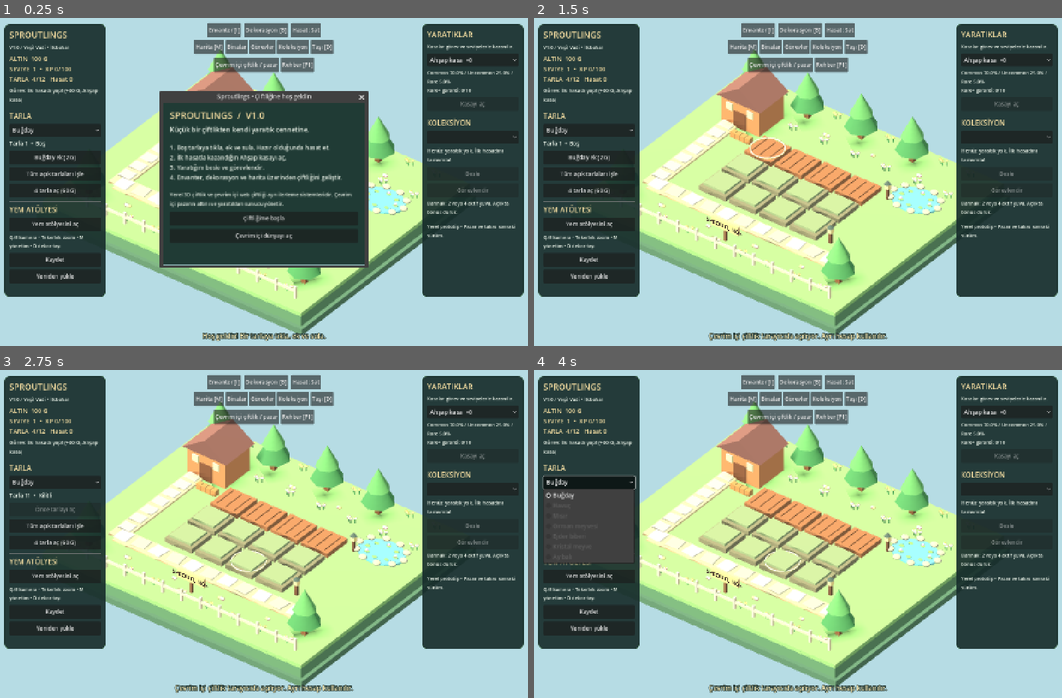
Above: before the commit, frames 1-4 (two rows, left to right).
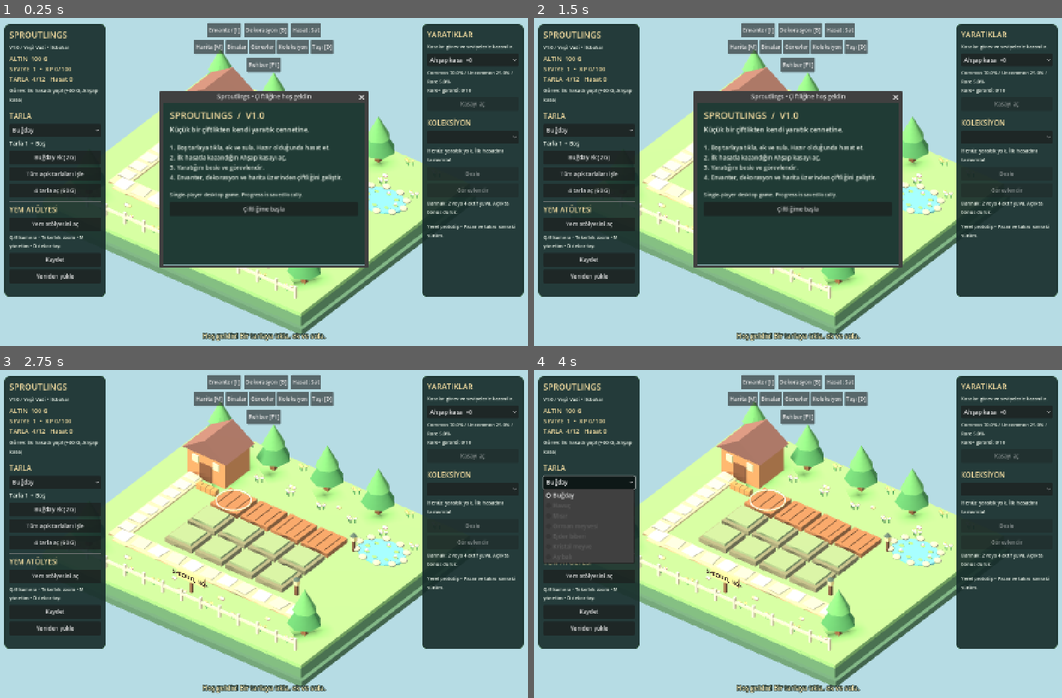
Above: after the commit, the same moments.

Repository: omrersen/sproutlings
Game: Godot game, scene res://Farm.tscn
Same seed, same stepped clock (60 frames per second), same inputs: the game is played once before the commit and once after it.
Inputs (mouse positions are in pixels of both pictures, inside the frame that each line leads up to):
- Up to frame 1 (0.25 s): no input
- Up to frame 2 (1.5 s): click (782, 63) at 0.5 s, where only the run before the commit has a clickable "Çevrim içi çiftlik / pazar"; click (798, 234) at 1.25 s, where only the run before the commit has a clickable "Çevrim içi dünyayı aç"
- Up to frame 3 (2.75 s): click (264, 560) at 2 s, where only the run after the commit has a clickable "Çiftliğime başla"
- Up to frame 4 (4 s): click "Buğday" at 2.75 s; click "Tüm açık tarlaları işle" at 3.5 s

The runs differ from the first frame. In frame 1, 1.5% of the frame differs, in the area x 32-67%, y 12-68%; in frame 2, 23%, in the area x 30-70%, y 12-99%; in frame 3, 1.5%; in frame 4, 1.4%.

Commit message:
Return Sproutlings to offline desktop edition

Diff:
--- a/farm_v1.gd
+++ b/farm_v1.gd
@@ -1,10 +1,8 @@
 extends "res://farm_v03.gd"
 
 const SAVE_V1="user://sproutlings_v1.json"
-const ONLINE_URL="http://127.0.0.1:8769/"
 var release_hint: Label
 var welcome_window: Window
-var online_button: Button
 var welcome_seen=false
 var motion_saved=true
 
@@ -23,7 +21,6 @@
 	bar.offset_top=106
 	bar.offset_bottom=147
 	bar.alignment=BoxContainer.ALIGNMENT_CENTER
-	online_button=btn(bar,"Çevrim içi çiftlik / pazar",open_online)
 	btn(bar,"Rehber [F1]",show_guide)
 	welcome_window=Window.new()
 	welcome_window.title="Sproutlings • Çiftliğine hoş geldin"
@@ -38,9 +35,8 @@
 	separator(v)
 	lbl(v,"1. Boş tarlaya tıkla, ek ve sula. Hazır olduğunda hasat et.\n2. İlk hasatla kazandığın Ahşap kasayı aç.\n3. Yaratığını besle ve görevlendir.\n4. Envanter, dekorasyon ve harita üzerinden çiftliğini geliştir.",16)
 	separator(v)
-	lbl(v,"Yerel 3D çiftlik ve çevrim içi web çiftliği ayrı ilerleme sistemleridir. Çevrim içi pazarın altını ve yaratıkları sunucu yönetir.",14)
+	lbl(v,"Single-player desktop game. Progress is saved locally.",14)
 	btn(v,"Çiftliğime başla",close_guide)
-	btn(v,"Çevrim içi dünyayı aç",func(): close_guide(); open_online())
 	if not testing and not welcome_seen and not "--visual-test" in OS.get_cmdline_user_args():
 		call_deferred("show_guide")
 
@@ -50,10 +46,6 @@
 func close_guide():
 	welcome_seen=true
 	welcome_window.hide()
-
-func open_online():
-	OS.shell_open(ONLINE_URL)
-	notify("Çevrim içi çiftlik tarayıcıda açılıyor. Ayrı hesap kullanılır.")
 
 func refresh_ui():
 	super.refresh_ui()
Not shown, changed: RELEASE_NOTES.txt
Not shown, removed: ONLINE-MAC.command
Not shown, removed: ONLINE.cmd
Not shown, changed: OYNA.cmd
Not shown, removed: SUNUCU.cmd
Not shown, removed: WEB-KAPAT.cmd
Not shown, removed: WEB-OYNA.cmd
Not shown, removed: WEB-PAYLAS.cmd
Not shown, removed: start_online.ps1
Not shown, removed: start_web.ps1
Not shown, removed: stop_web.ps1
